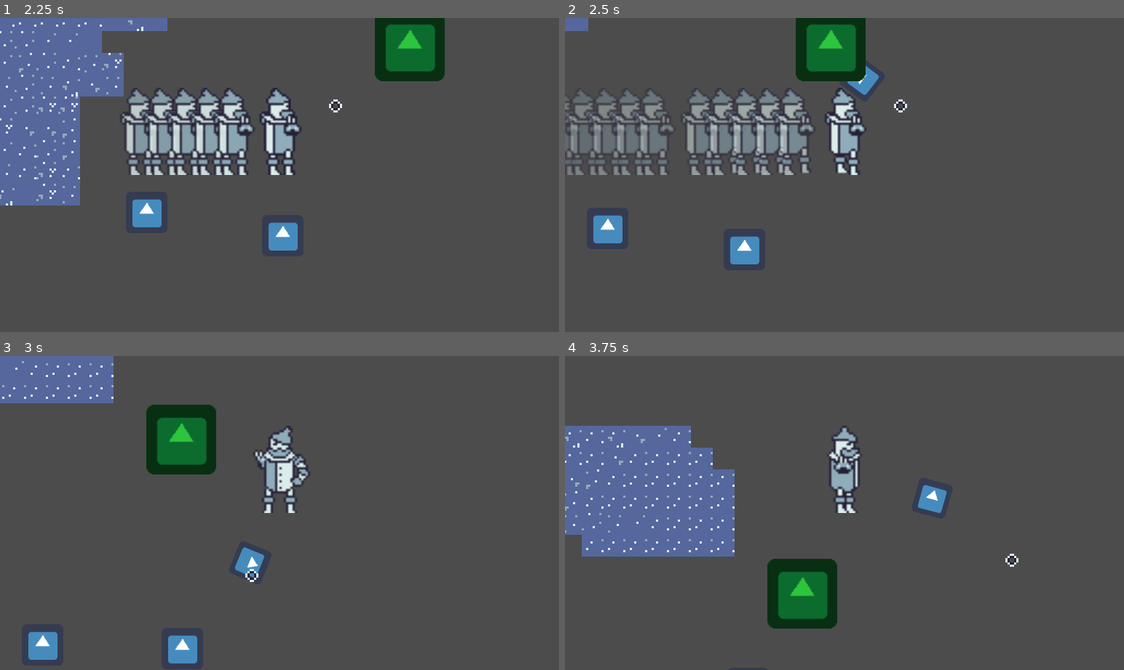
Above: before the commit, frames 1-4 (two rows, left to right).
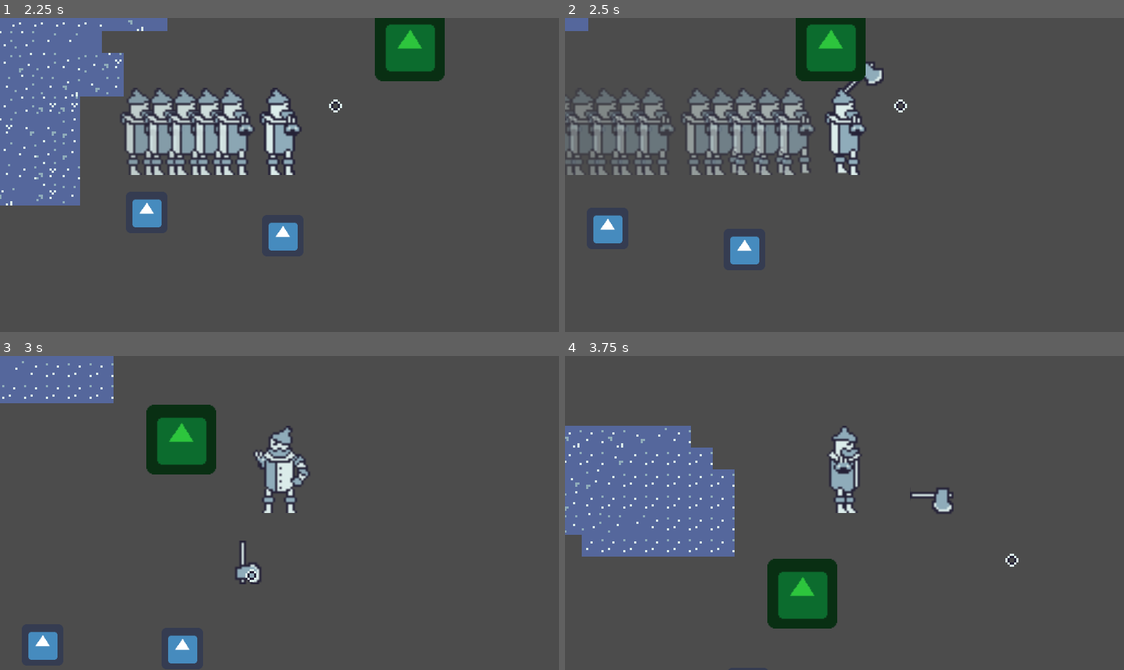
Above: after the commit, the same moments.

Repository: Travh98/GWJ_Jan2023_Heartless
Game: Godot game, scene res://levels/test_level.tscn
Same seed, same stepped clock (60 frames per second), same inputs: the game is played once before the commit and once after it. This scene is started directly instead of the project's main scene. The engine's default icon, where the game draws it, is replaced by a stand-in: a white triangle on a blue panel in a dark square.
Inputs (mouse positions are in pixels of both pictures, inside the frame that each line leads up to):
- Up to frame 1 (2.25 s): tap Enter at 0.5 s; move the mouse to (402, 159) at 0.52 s; hold D (right) 0.53-1.28 s; click (402, 159) at 0.6 s; move the mouse to (167, 190) at 1.27 s; hold S (down) 1.28-2.03 s; click (167, 190) at 1.35 s; move the mouse to (335, 105) at 2.02 s; hold D (right) from 2.03 s (still down); right-click (335, 105) at 2.1 s
- Up to frame 2 (2.5 s): keep holding D (right); click (900, 105) at 2.3 s
- Up to frame 3 (3 s): move the mouse to (251, 575) at 2.77 s; release D (right) at 2.78 s; hold W (up) from 2.78 s (still down); click (251, 575) at 2.85 s
- Up to frame 4 (3.75 s): move the mouse to (1012, 560) at 3.52 s; release W (up) at 3.53 s; hold A (left) from 3.53 s (still down); click (1012, 560) at 3.6 s

Frame 1 is identical in both runs. In frame 2, 0.3% of the frame differs, in the area x 49-58%, y 13-25%; in frame 3, 0.4%; in frame 4, 0.5%, in the area x 61-70%, y 40-51%.

Commit message:
Axe attack with directional sprites

Diff:
--- a/actors/axe_swing_attack.gd
+++ b/actors/axe_swing_attack.gd
@@ -5,6 +5,7 @@
 export var move_speed = 200
 var moving_attack : bool = false
 var damage : int = 50
+onready var animated_axe : AnimatedSprite = $Sprite
 
 func _ready():
 	self.connect("body_entered", self, "on_body_entered")
@@ -31,3 +32,8 @@
 
 func set_damage(dmg : int) -> void:
 	damage = dmg
+
+func update_direction(direction: String) -> void:
+	print("axe_swing_attack :: update_direction() = ", direction)
+	if animated_axe.animation != direction:
+		animated_axe.animation = direction
--- a/actors/axe_swing_attack.tscn
+++ b/actors/axe_swing_attack.tscn
@@ -1,16 +1,100 @@
-[gd_scene load_steps=4 format=2]
+[gd_scene load_steps=13 format=2]
 
-[ext_resource path="res://icon.png" type="Texture" id=1]
+[ext_resource path="res://assets/images/axe-swing/axe_angles_righthand.png" type="Texture" id=1]
 [ext_resource path="res://actors/axe_swing_attack.gd" type="Script" id=2]
+
+[sub_resource type="AtlasTexture" id=7]
+flags = 4
+atlas = ExtResource( 1 )
+region = Rect2( 80, 0, 20, 20 )
+
+[sub_resource type="AtlasTexture" id=8]
+flags = 4
+atlas = ExtResource( 1 )
+region = Rect2( 100, 0, 20, 20 )
+
+[sub_resource type="AtlasTexture" id=6]
+flags = 4
+atlas = ExtResource( 1 )
+region = Rect2( 60, 0, 20, 20 )
+
+[sub_resource type="AtlasTexture" id=9]
+flags = 4
+atlas = ExtResource( 1 )
+region = Rect2( 120, 0, 20, 20 )
+
+[sub_resource type="AtlasTexture" id=5]
+flags = 4
+atlas = ExtResource( 1 )
+region = Rect2( 40, 0, 20, 20 )
+
+[sub_resource type="AtlasTexture" id=3]
+flags = 4
+atlas = ExtResource( 1 )
+region = Rect2( 0, 0, 20, 20 )
+
+[sub_resource type="AtlasTexture" id=10]
+flags = 4
+atlas = ExtResource( 1 )
+region = Rect2( 140, 0, 20, 20 )
+
+[sub_resource type="AtlasTexture" id=4]
+flags = 4
+atlas = ExtResource( 1 )
+region = Rect2( 20, 0, 20, 20 )
+
+[sub_resource type="SpriteFrames" id=2]
+animations = [ {
+"frames": [ SubResource( 7 ) ],
+"loop": true,
+"name": "down",
+"speed": 5.0
+}, {
+"frames": [ SubResource( 8 ) ],
+"loop": true,
+"name": "down_left",
+"speed": 5.0
+}, {
+"frames": [ SubResource( 6 ) ],
+"loop": true,
+"name": "down_right",
+"speed": 5.0
+}, {
+"frames": [ SubResource( 9 ) ],
+"loop": true,
+"name": "left",
+"speed": 5.0
+}, {
+"frames": [ SubResource( 5 ) ],
+"loop": true,
+"name": "right",
+"speed": 5.0
+}, {
+"frames": [ SubResource( 3 ) ],
+"loop": true,
+"name": "up",
+"speed": 5.0
+}, {
+"frames": [ SubResource( 10 ) ],
+"loop": true,
+"name": "up_left",
+"speed": 5.0
+}, {
+"frames": [ SubResource( 4 ) ],
+"loop": true,
+"name": "up_right",
+"speed": 5.0
+} ]
 
 [sub_resource type="RectangleShape2D" id=1]
 
 [node name="AxeSwingAttack" type="Area2D"]
 script = ExtResource( 2 )
 
-[node name="Sprite" type="Sprite" parent="."]
-scale = Vector2( 0.25, 0.25 )
-texture = ExtResource( 1 )
+[node name="Sprite" type="AnimatedSprite" parent="."]
+frames = SubResource( 2 )
+animation = "up"
+playing = true
 
 [node name="CollisionShape2D" type="CollisionShape2D" parent="."]
 shape = SubResource( 1 )
--- a/actors/player_character/player_character.gd
+++ b/actors/player_character/player_character.gd
@@ -17,6 +17,7 @@
 var attack_ready : bool = true
 var dash_ready : bool = true
 var outline_character : bool = false
+var current_direction = "down_left"
 var velocity := Vector2.ZERO
 var outline_images_store : Dictionary
 
@@ -117,6 +118,7 @@
 		_update_sprite("left")
 
 func _update_sprite(direction: String) -> void:
+	current_direction = direction
 	if(animated_sprite.animation != direction):
 		animated_sprite.animation = direction
 	if(animated_outlines.animation != direction):
@@ -126,8 +128,10 @@
 	var attack = axe_attack_scene.instance()
 	get_tree().root.get_child(0).add_child(attack) # Add attack to the first child of root (the Level itself)
 	attack.global_transform.origin = global_transform.origin + Vector2(0, -16) # 16 is half the height of player sprite
-	attack.rotation = get_angle_to(get_global_mouse_position())
-	attack.global_transform.origin += Vector2(attack_range, 0).rotated(attack.rotation)
+	#attack.rotation
+	var axe_rotate = get_angle_to(get_global_mouse_position())
+	attack.update_direction(current_direction)
+	attack.global_transform.origin += Vector2(attack_range, 0).rotated(axe_rotate)
 
 	attack.set_damage(attack_damage)
 	attack_ready = false
--- a/project.godot
+++ b/project.godot
@@ -143,6 +143,10 @@
 
 project/assembly_name="godot wild jam 53 Heartless"
 
+[network]
+
+limits/debugger_stdout/max_chars_per_second=32768
+
 [physics]
 
 common/enable_pause_aware_picking=true
Binary file added: assets/images/axe-swing/axe_angles.png
Not shown, added: assets/images/axe-swing/axe_angles.png.import
Binary file added: assets/images/axe-swing/axe_angles_righthand.png
Not shown, added: assets/images/axe-swing/axe_angles_righthand.png.import
